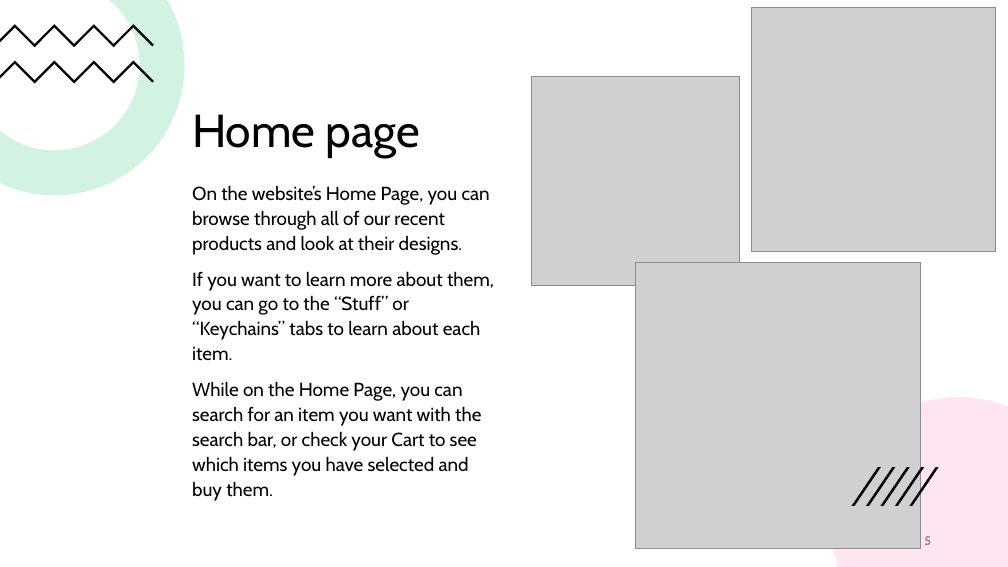
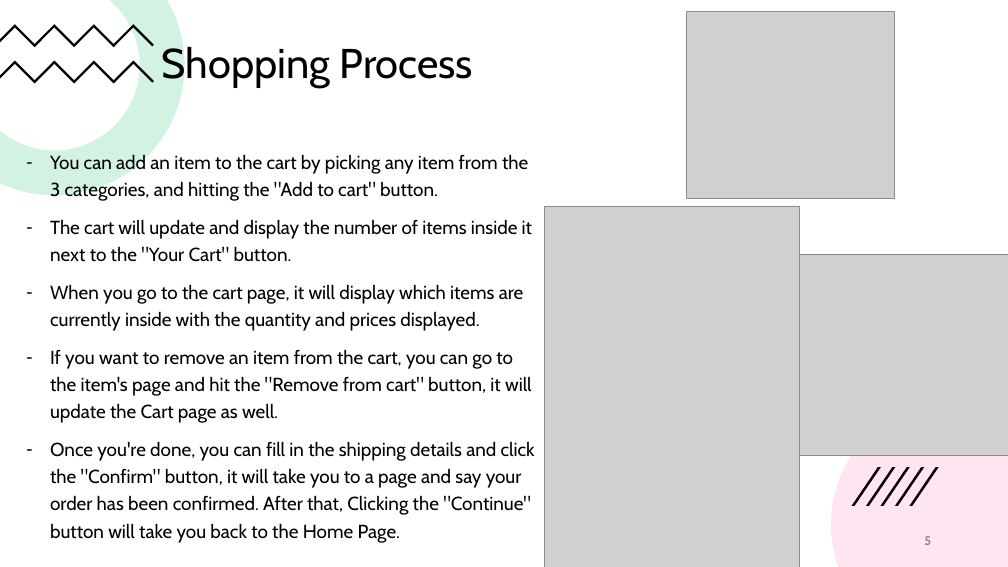
Before and after one commit to Kid290801/DandyStuffWeb, a slide deck: slide 5 of Stuff.pptx. Drawn at 1008x567 pixels with LibreOffice and Linux fonts; fonts in the diff are those of the drawing; grey boxes stand for pictures. Boxes give left, top, right and bottom in pixels: in the first picture for what was removed or moved away, otherwise in the second. Text is boxed around its words. In the diff, an @@ line names an element or a change of style, - is before the commit and + after.

```diff
--- a/Stuff.pptx
+++ b/Stuff.pptx
@@ picture added at (x1=687, y1=11, x2=895, y2=199) @@
@@ picture removed at (x1=752, y1=7, x2=996, y2=251) @@
@@ title at (x1=162, y1=43, x2=473, y2=88): text changed; size 44 to 39.6 pt @@
-Home page
+Shopping Process
@@ picture removed at (x1=531, y1=77, x2=739, y2=285) @@
@@ text at (x1=50, y1=154, x2=535, y2=543): text changed @@
-On the website’s Home Page, you can browse through all of our recent products and look at their designs.
-If you want to learn more about them, you can go to the “Stuff” or “Keychains” tabs to learn about each item.
-While on the Home Page, you can search for an item you want with the search bar, or check your Cart to see which items you have selected and buy them.
+– You can add an item to the cart by picking any item from the 3 categories, and hitting the "Add to cart" button.
+– The cart will update and display the number of items inside it next to the "Your Cart" button.
+– When you go to the cart page, it will display which items are currently inside with the quantity and prices displayed.
+– If you want to remove an item from the cart, you can go to the item's page and hit the "Remove from cart" button, it will update the Cart page as well.
+– Once you're done, you can fill in the shipping details and click the "Confirm" button, it will take you to a page and say your order has been confirmed. After that, Clicking the "Continue" button will take you back to the Home Page.
@@ picture added at (x1=544, y1=206, x2=800, y2=567) @@
@@ picture removed at (x1=635, y1=262, x2=921, y2=548) @@
@@ picture added at (x1=790, y1=254, x2=1008, y2=456) @@
```
Also in this commit, not shown: 5 other slides changed, 1 slide added, 2 slides removed, 48 other files.
